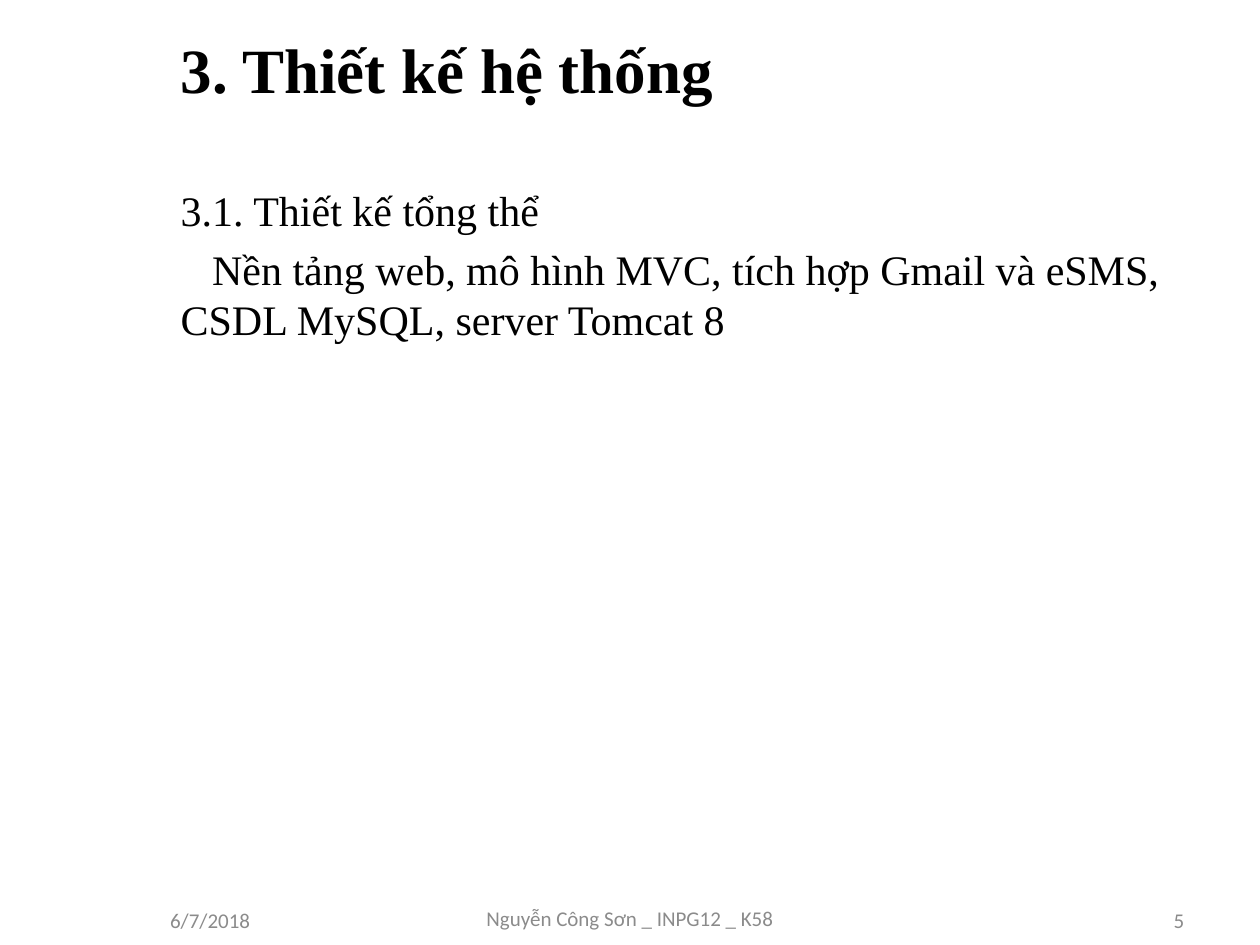
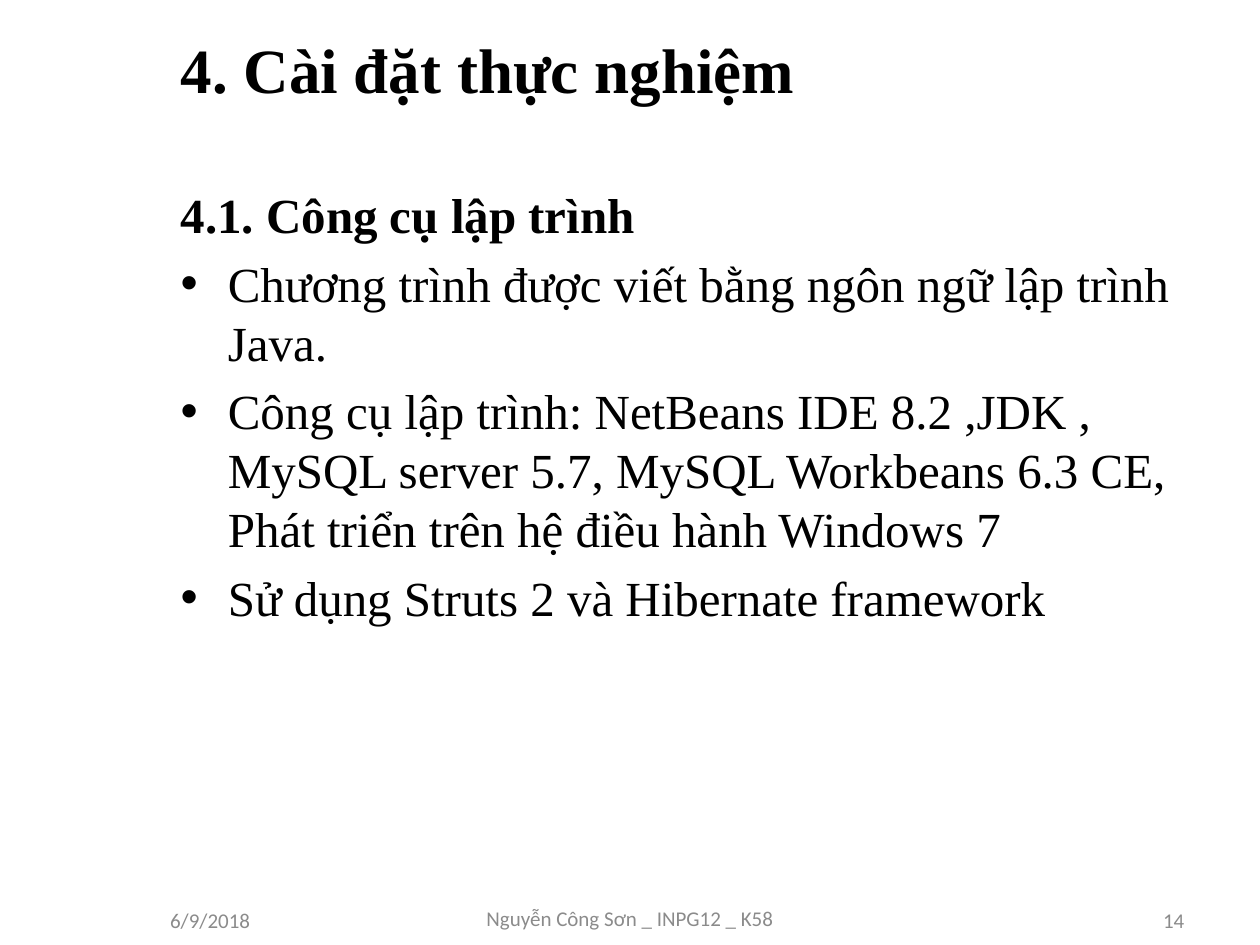
Before and after one commit to sonnc/QT5315, a slide deck: slide 14 of SLIDE ĐỒ ÁN TỐT NGHIỆP.pptx (slide 5 before the commit). Drawn at 1260x945 pixels with LibreOffice and Linux fonts; fonts in the diff are those of the drawing; background and template pictures are left out. Boxes give left, top, right and bottom in pixels: in the first picture for what was removed or moved away, otherwise in the second. Text is boxed around its words. In the diff, an @@ line names an element or a change of style, - is before the commit and + after.

```diff
--- a/SLIDE ĐỒ ÁN TỐT NGHIỆP.pptx
+++ b/SLIDE ĐỒ ÁN TỐT NGHIỆP.pptx
@@ title at bbox=[181, 48, 794, 105]: text changed @@
-3. Thiết kế hệ thống
+4. Cài đặt thực nghiệm
@@ text at bbox=[181, 198, 1169, 626]: text changed; size 24 to 28 pt @@
-3.1. Thiết kế tổng thể
-Nền tảng web, mô hình MVC, tích hợp Gmail và eSMS, CSDL MySQL, server Tomcat 8
+4.1. Công cụ lập trình
+• Chương trình được viết bằng ngôn ngữ lập trình Java.
+• Công cụ lập trình: NetBeans IDE 8.2 ,JDK , MySQL server 5.7, MySQL Workbeans 6.3 CE, Phát triển trên hệ điều hành Windows 7
+• Sử dụng Struts 2 và Hibernate framework
@@ text at bbox=[170, 913, 250, 929]: text changed @@
-6/7/2018
+6/9/2018
@@ page number at bbox=[1163, 914, 1184, 928]: text changed @@
-5
+14
```
Also in this commit, not shown: 12 other slides changed, 9 slides added, 10 other files.
